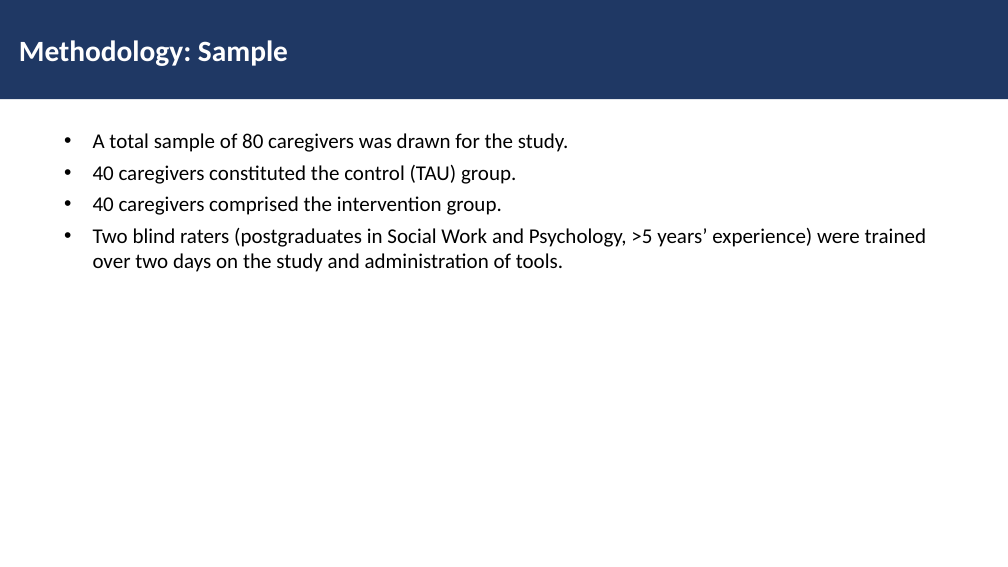
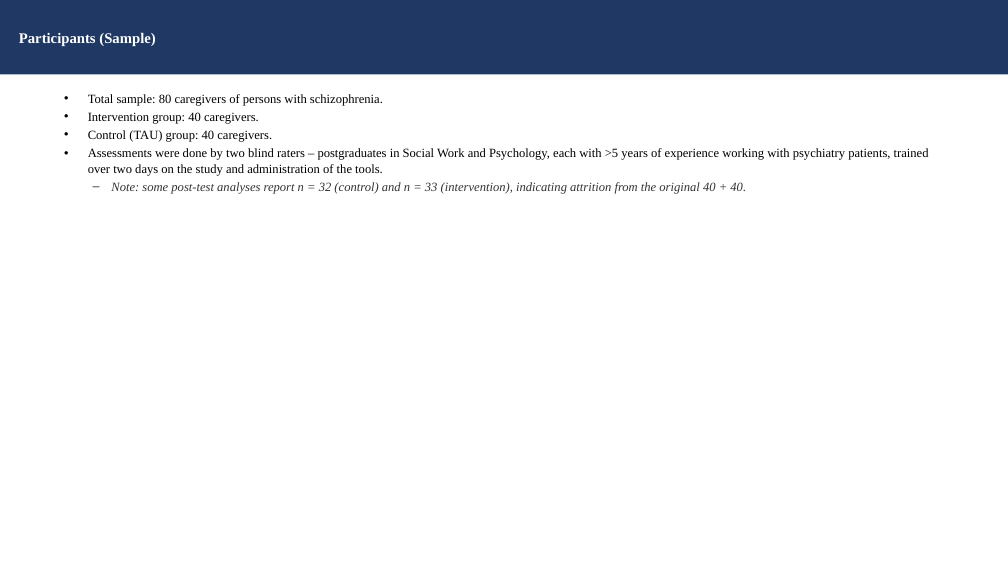
Before and after one commit to tejasdangodra786-byte/Dango-kiro, a slide deck: slide 13 of Family_Intervention_EE_Schizophrenia_JournalClub.pptx (slide 12 before the commit). Drawn at 1008x567 pixels with LibreOffice and Linux fonts; fonts in the diff are those of the drawing. Boxes give left, top, right and bottom in pixels: in the first picture for what was removed or moved away, otherwise in the second. Text is boxed around its words. In the diff, an @@ line names an element or a change of style, - is before the commit and + after.

Commit message:
Update journal-club presentation: detailed version (Times New Roman 12/14pt, operational definitions, hypotheses, session-by-session intervention, full references)

```diff
--- a/Family_Intervention_EE_Schizophrenia_JournalClub.pptx
+++ b/Family_Intervention_EE_Schizophrenia_JournalClub.pptx
@@ rectangle "Participants (Sample)": place and size @@
-rectangle "Participants (Sample)" at <box>0,0,1008,99</box>
+rectangle "Participants (Sample)" at <box>0,0,1008,74</box>
@@ text in rectangle at <box>19,32,155,46</box>: text changed; size 28 to 14 pt; font Calibri to Times New Roman @@
-Methodology: Sample
+Participants (Sample)
@@ text at <box>88,94,929,194</box>: text changed; size 20 to 12 pt; font Calibri to Times New Roman @@
-• A total sample of 80 caregivers was drawn for the study.
-• 40 caregivers constituted the control (TAU) group.
-• 40 caregivers comprised the intervention group.
-• Two blind raters (postgraduates in Social Work and Psychology, >5 years’ experience) were trained over two days on the study and administration of tools.
+• Total sample: 80 caregivers of persons with schizophrenia.
+• Intervention group: 40 caregivers.
+• Control (TAU) group: 40 caregivers.
+• Assessments were done by two blind raters – postgraduates in Social Work and Psychology, each with >5 years of experience working with psychiatry patients, trained over two days on the study and administration of the tools.
+– Note: some post-test analyses report n = 32 (control) and n = 33 (intervention), indicating attrition from the original 40 + 40.
```
Also in this commit, not shown: 14 other slides changed, 13 slides added, 10 slides removed.
